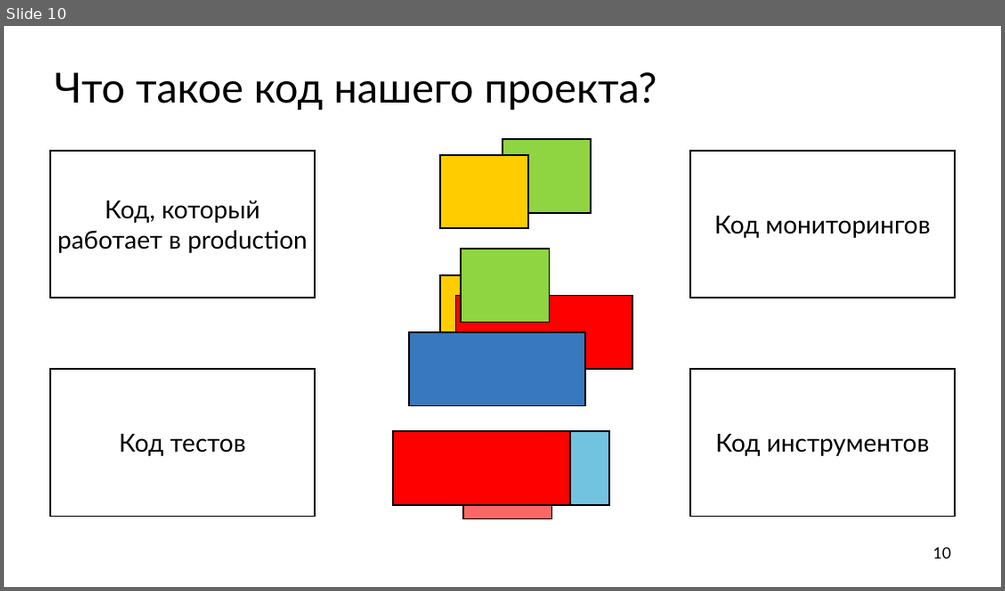
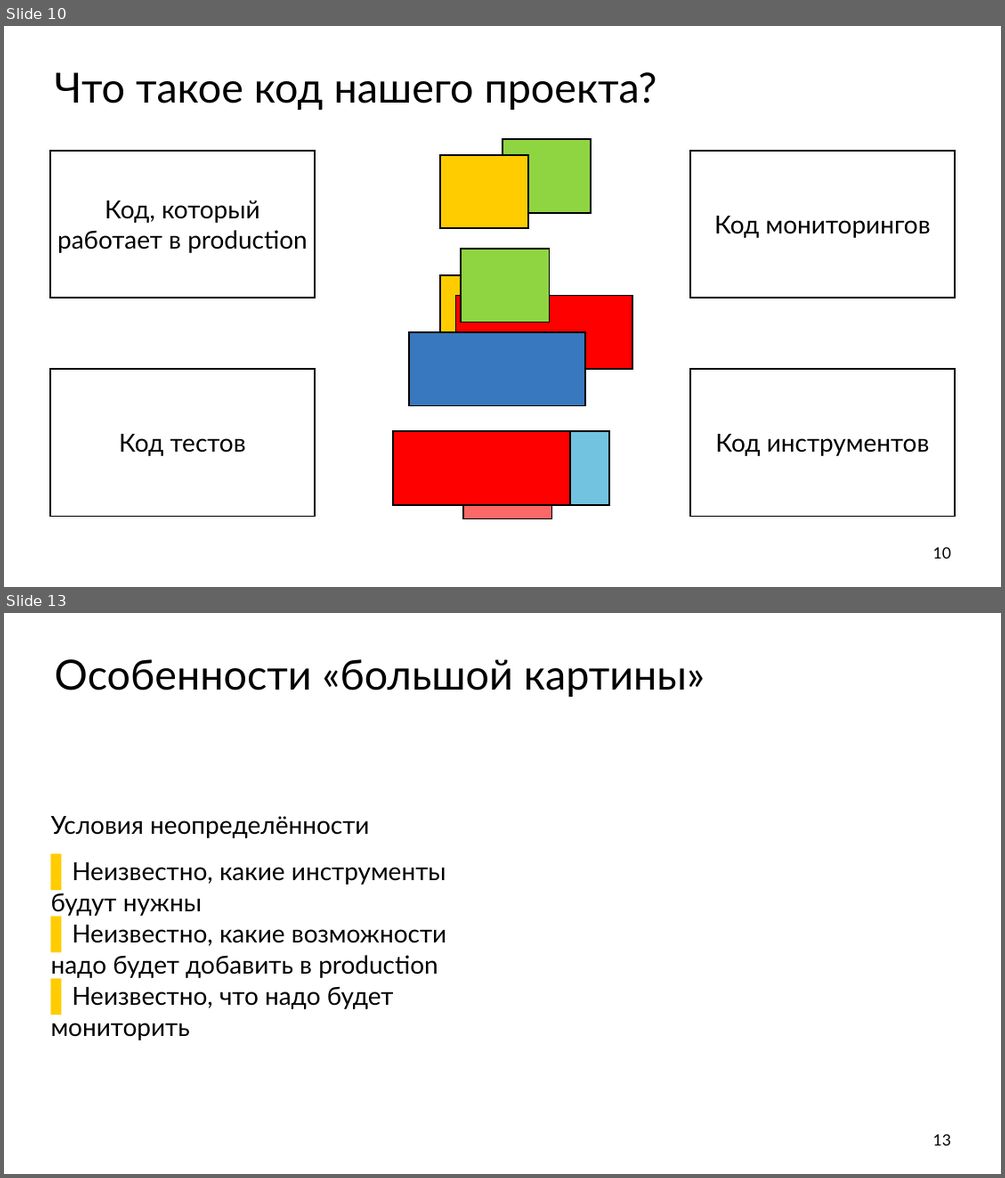
Before and after one commit to ishfb/cpprus17, a slide deck: slides.pptx. Shown one above the other, each under a label of ours: slide 10 before the commit, slides 10 and 13 after it; the slides between them are not shown. The pictures are 1005x591 and 1005x1178 pixels, drawn with LibreOffice and Linux fonts; fonts in the diff are those of the drawing. Boxes give left, top, right and bottom in pixels: in the first picture for what was removed or moved away, otherwise in the second. Text is boxed around its words. In the diff, an @@ line names an element or a change of style, - is before the commit and + after.

```diff
--- a/slides.pptx
+++ b/slides.pptx
@@ slide 13 added at [4,613,1001,1174], background #FFFFFF @@
@@ title added at [55,659,704,697], 80 pt, text #000000 @@
+Особенности «большой картины»
@@ text added at [51,816,446,1040], 48 pt, text #000000 @@
+Условия неопределённости
+  ▌ Неизвестно, какие инструменты будут нужны
+  ▌ Неизвестно, какие возможности надо будет добавить в production
+  ▌ Неизвестно, что надо будет мониторить
@@ page number added at [933,1134,951,1145], 30 pt, text #000000 @@
+13
```
Also in this commit, not shown: 8 other slides added.
